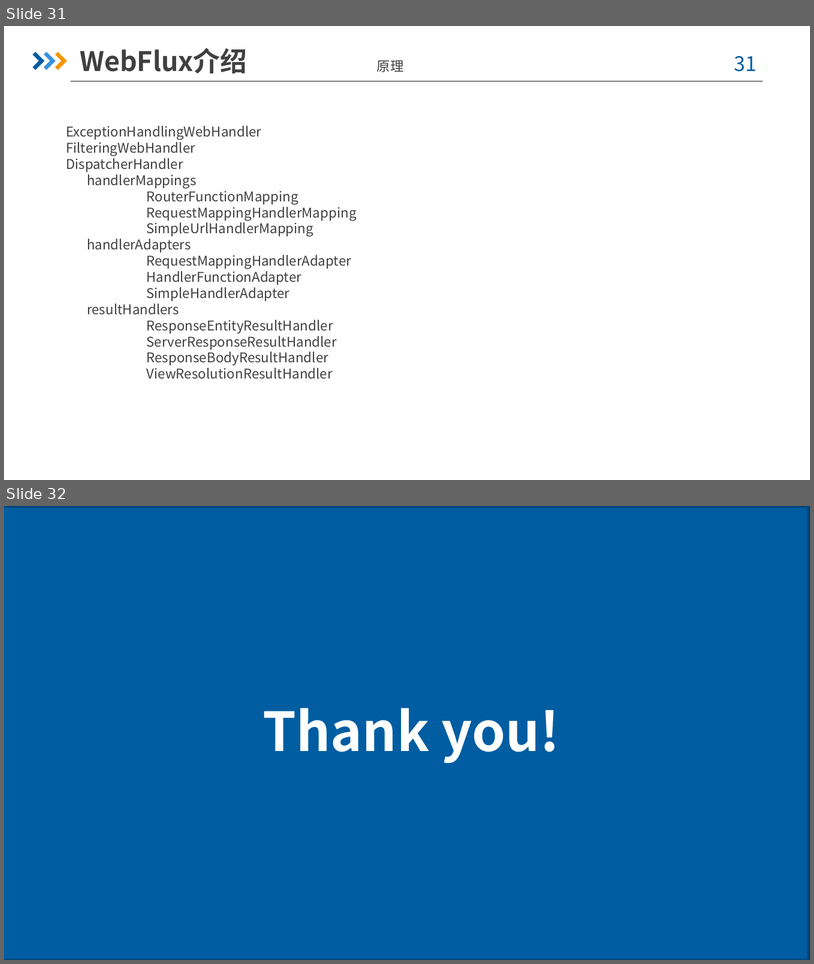
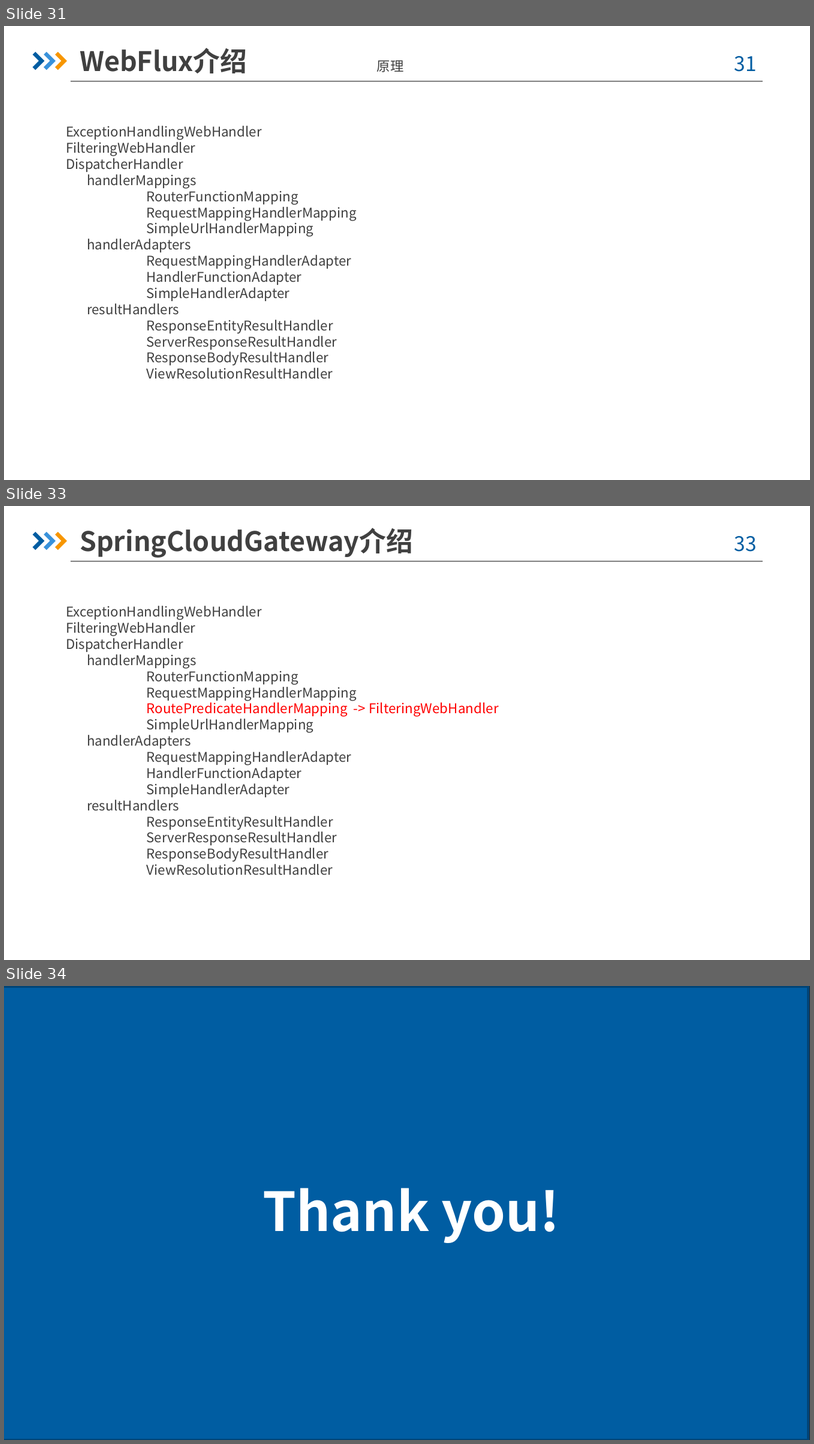
Before and after one commit to yizhou136/springcloudgateway, a slide deck: src/main/doc/SpringCloudGateway框架分析-周国宝.pptx. Shown one above the other, each under a label of ours: slides 31 and 32 before the commit, slides 31, 33 and 34 after it; the slides between them are not shown. The pictures are 814x964 and 814x1444 pixels, drawn with LibreOffice and Linux fonts; fonts in the diff are those of the drawing; background and template pictures are left out; a plain dark background stands for a picture behind light text. Boxes give left, top, right and bottom in pixels: in the first picture for what was removed or moved away, otherwise in the second. Text is boxed around its words. In the diff, an @@ line names an element or a change of style, - is before the commit and + after.

```diff
--- a/src/main/doc/SpringCloudGateway框架分析-周国宝.pptx
+++ b/src/main/doc/SpringCloudGateway框架分析-周国宝.pptx
@@ slide 33 added at [4, 506, 810, 960], background picture (left out); not listed: 5 template elements that a slide beside it also shows @@
@@ text added at [80, 528, 413, 558], 24 pt, text #404040, bold @@
+SpringCloudGateway介绍
@@ text added at [66, 606, 498, 875], 12 pt, text #404040 @@
+ExceptionHandlingWebHandler
+FilteringWebHandler
+DispatcherHandler
+handlerMappings
+RouterFunctionMapping
+RequestMappingHandlerMapping
+RoutePredicateHandlerMapping -> FilteringWebHandler
+SimpleUrlHandlerMapping
+handlerAdapters
+RequestMappingHandlerAdapter
+HandlerFunctionAdapter
+SimpleHandlerAdapter
+resultHandlers
+ResponseEntityResultHandler
+ServerResponseResultHandler
+ResponseBodyResultHandler
+ViewResolutionResultHandler
@@ what was slide 32 is now slide 34 @@
```
Also in this commit, not shown: 1 other slide added, 21 other files.
